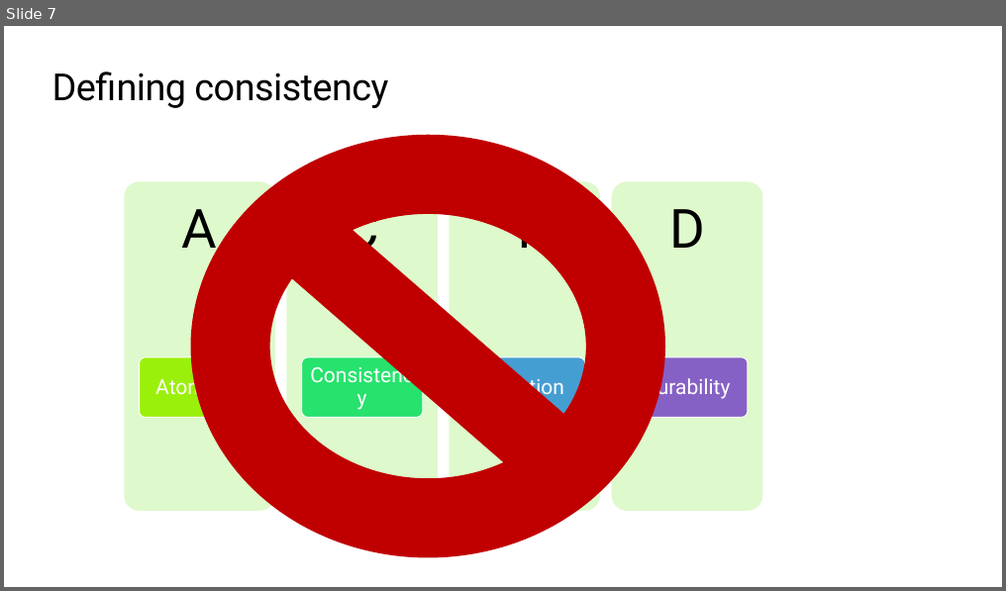
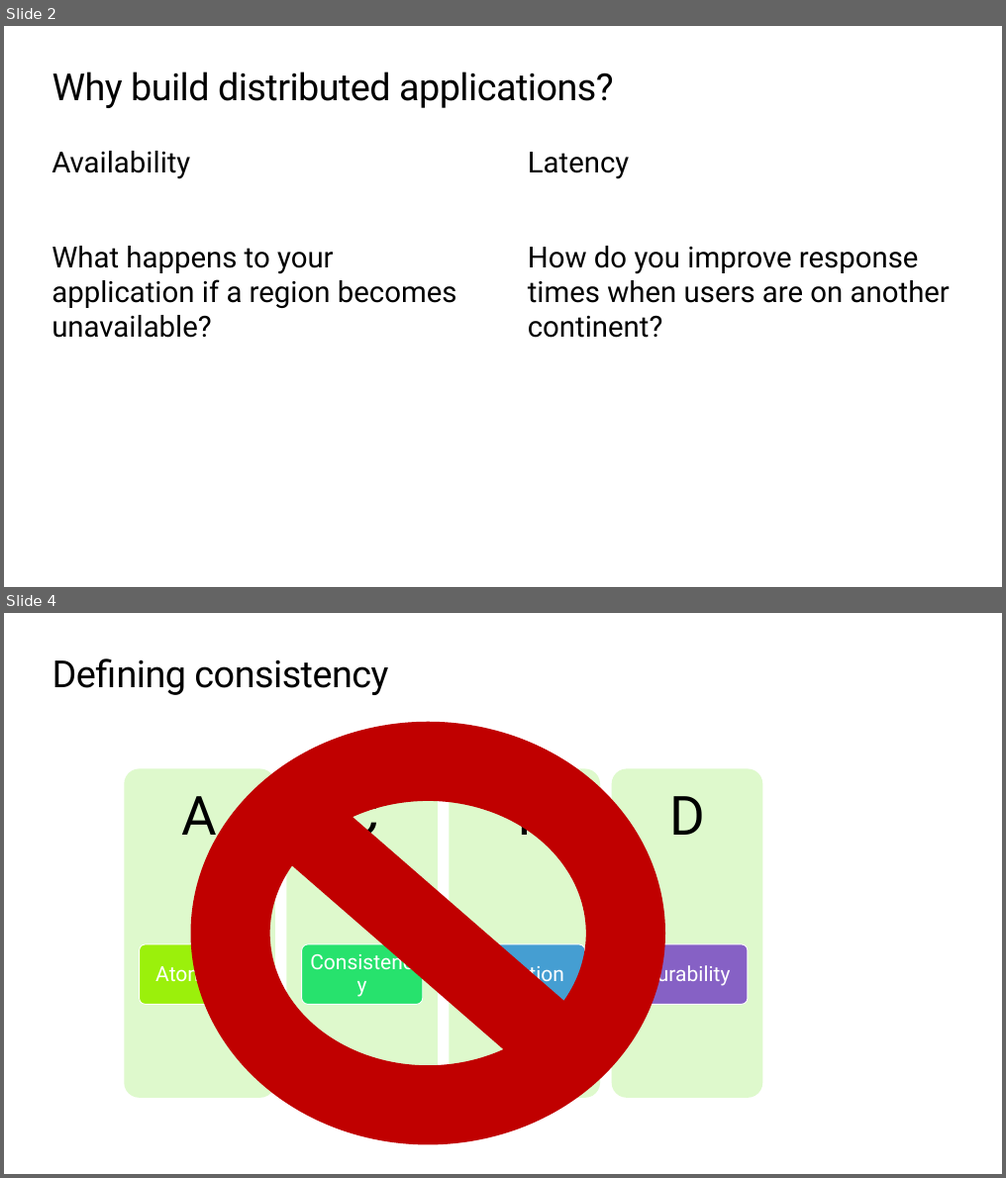
Before and after one commit to markjbrown/cosmos-global-distribution-demos, a slide deck: CosmosGlobalDistDemos/High-perf-apps-CosmosDB.pptx. Shown one above the other, each under a label of ours: slide 7 before the commit, slides 2 and 4 after it; the slides between them are not shown. The pictures are 1006x591 and 1006x1178 pixels, drawn with LibreOffice and Linux fonts; fonts in the diff are those of the drawing; background and template pictures are left out. Boxes give left, top, right and bottom in pixels: in the first picture for what was removed or moved away, otherwise in the second. Text is boxed around its words. In the diff, an @@ line names an element or a change of style, - is before the commit and + after.

```diff
--- a/CosmosGlobalDistDemos/High-perf-apps-CosmosDB.pptx
+++ b/CosmosGlobalDistDemos/High-perf-apps-CosmosDB.pptx
@@ slide 2 added at [4,26,1002,587], background #FFFFFF @@
@@ title added at [53,72,614,108], 36 pt, text #000000 @@
+Why build distributed applications?
@@ text added at [52,151,457,338], 28 pt, text #000000 @@
+Availability
+What happens to your application if a region becomes unavailable?
@@ text added at [528,152,949,338], 28 pt, text #000000 @@
+Latency
+How do you improve response times when users are on another continent?
@@ what was slide 7 is now slide 4 @@
```
Also in this commit, not shown: 11 slides changed, 6 other slides added, 15 slides removed.
